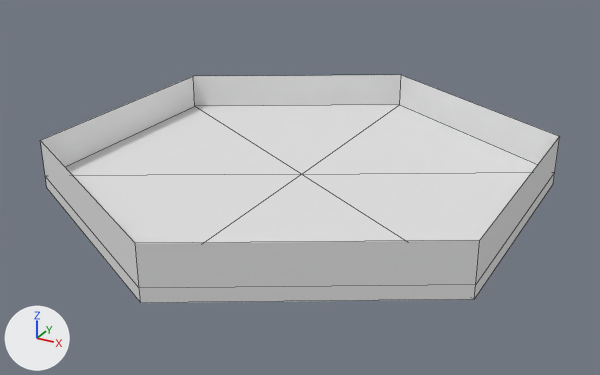
One commit to the FBX model SimpleTPS/Assets/_Graphics/Map/HexagonTile.fbx: the scene before it, then after it.
One viewpoint serves both versions: a 50 mm camera at (290.0, -529.0, 258.0) aimed at (3.0, -8.0, -3.0). Every picture has the same lights, and +X, +Y and +Z are marked at lower left. Mesh edges are drawn as thin lines. Vertices at the same position are counted once.
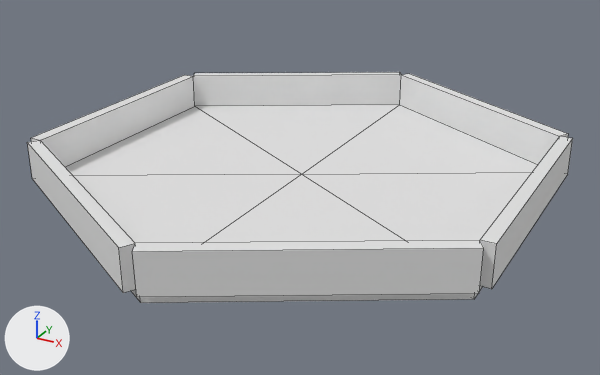
Where the newer file only moved an object's origin or applied its transform, the numbers keep the older frame.

The change, as a diff of the scene's bpy script:
```diff
--- a/SimpleTPS/Assets/_Graphics/Map/HexagonTile.fbx.py
+++ b/SimpleTPS/Assets/_Graphics/Map/HexagonTile.fbx.py
@@ me_cylinder_031 @@
 me_cylinder_031.from_pydata(...)  # 4 vertices, 1 face; spans x 0.0..173.0, y 100.0..200.0, z 5.0..35.0
 # verts and faces of me_cylinder_031; kept vertices keep their numbers, new ones are numbered from 4
+# me_cylinder_031 part 1
+delete_faces([(0, 2, 3, 1)])
+for new, old in zip([*range(4, 8)], [*range(0, 4)]): verts[new] = verts[old] + (5.0, 9.0, 0.0)
+faces += [(4, 6, 7, 5), (0, 1, 3, 2), (0, 4, 5, 1), (2, 3, 7, 6), (1, 5, 7, 3), (0, 2, 6, 4)]
@@ me_cylinder_032 @@
 me_cylinder_032.from_pydata(...)  # 4 vertices, 1 face; spans x -173.0..0.0, y 100.0..200.0, z 5.0..35.0
 # verts and faces of me_cylinder_032; kept vertices keep their numbers, new ones are numbered from 4
+# me_cylinder_032 part 5
+delete_faces([(0, 1, 3, 2)])
+for new, old in zip([*range(4, 8)], [*range(0, 4)]): verts[new] = verts[old] + (-5.0, 9.0, 0.0)
+faces += [(4, 5, 7, 6), (0, 2, 3, 1), (0, 1, 5, 4), (2, 6, 7, 3), (1, 3, 7, 5), (0, 4, 6, 2)]
@@ me_cylinder_029 @@
 me_cylinder_029.from_pydata(...)  # 4 vertices, 1 face; spans x 0.0..173.0, y -200.0..-100.0, z 5.0..35.0
 # verts and faces of me_cylinder_029; kept vertices keep their numbers, new ones are numbered from 4
+# me_cylinder_029 part 4
+delete_faces([(0, 2, 3, 1)])
+for new, old in zip([*range(4, 8)], [*range(0, 4)]): verts[new] = verts[old] + (5.0, -9.0, 0.0)
+faces += [(4, 6, 7, 5), (0, 1, 3, 2), (0, 4, 5, 1), (2, 3, 7, 6), (0, 2, 6, 4), (1, 5, 7, 3)]
@@ me_cylinder_028 @@
 me_cylinder_028.from_pydata(...)  # 4 vertices, 1 face; spans x -173.0..0.0, y -200.0..-100.0, z 5.0..35.0
 # verts and faces of me_cylinder_028; kept vertices keep their numbers, new ones are numbered from 4
+# me_cylinder_028 part 3
+delete_faces([(0, 2, 3, 1)])
+for new, old in zip([*range(4, 8)], [*range(0, 4)]): verts[new] = verts[old] + (-5.0, -9.0, 0.0)
+faces += [(4, 6, 7, 5), (0, 1, 3, 2), (0, 4, 5, 1), (2, 3, 7, 6), (1, 5, 7, 3), (0, 2, 6, 4)]
@@ me_cylinder_033 @@
 me_cylinder_033.from_pydata(...)  # 4 vertices, 1 face; spans x -173.0, y -100.0..100.0, z 5.0..35.0
 # verts and faces of me_cylinder_033; kept vertices keep their numbers, new ones are numbered from 4
+# me_cylinder_033 part 6
+delete_faces([(0, 2, 3, 1)])
+for new, old in zip([*range(4, 8)], [*range(0, 4)]): verts[new] = verts[old] + (-10.0, 0.0, 0.0)
+faces += [(4, 6, 7, 5), (0, 1, 3, 2), (0, 4, 5, 1), (2, 3, 7, 6), (0, 2, 6, 4), (1, 5, 7, 3)]
@@ me_cylinder_030 @@
 me_cylinder_030.from_pydata(...)  # 4 vertices, 1 face; spans x 173.0, y -100.0..100.0, z 5.0..35.0
 # verts and faces of me_cylinder_030; kept vertices keep their numbers, new ones are numbered from 4
+# me_cylinder_030 part 2
+delete_faces([(0, 2, 3, 1)])
+for new, old in zip([*range(4, 8)], [*range(0, 4)]): verts[new] = verts[old] + (10.0, 0.0, 0.0)
+faces += [(4, 6, 7, 5), (0, 1, 3, 2), (0, 4, 5, 1), (2, 3, 7, 6), (0, 2, 6, 4), (1, 5, 7, 3)]
```

Changed parts and their boxes (x1, y1, x2, y2) in the pictures (600 x 375 px):
'Cylinder.002', reshaped (18% taller): before (135, 240, 480, 288); after (132, 240, 484, 297)
'Cylinder.005', reshaped (9% taller): before (193, 75, 401, 106); after (193, 72, 401, 106)
'Cylinder.004', reshaped (6% wider): before (400, 75, 559, 165); after (400, 74, 569, 165)
'Cylinder.001', reshaped (11% wider): before (41, 141, 139, 288); after (27, 140, 136, 293)
'Cylinder.006', reshaped (6% wider): before (41, 76, 195, 167); after (31, 75, 195, 167)
'Cylinder.003', reshaped (11% wider): before (476, 136, 560, 284); after (480, 136, 573, 289)
